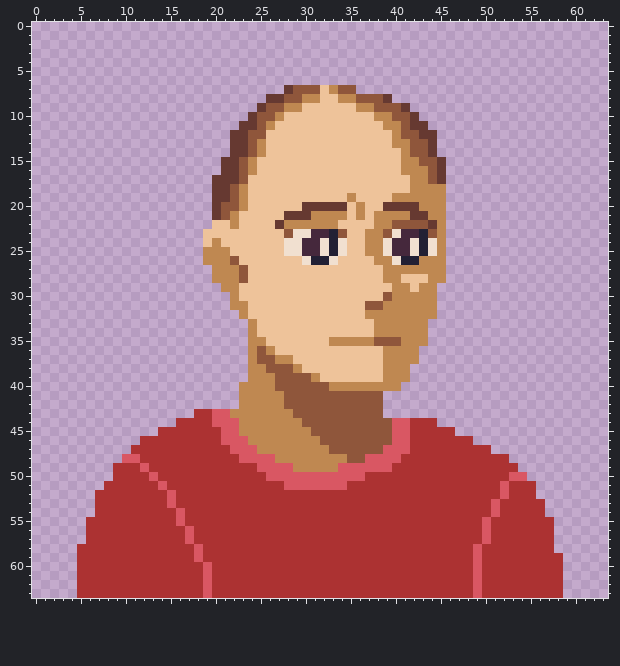
Pixel-art sprite -- sprites/portraits/vagner-portrait.png. Above is the file before it was changed.
The file is 64x64 pixels.
After:
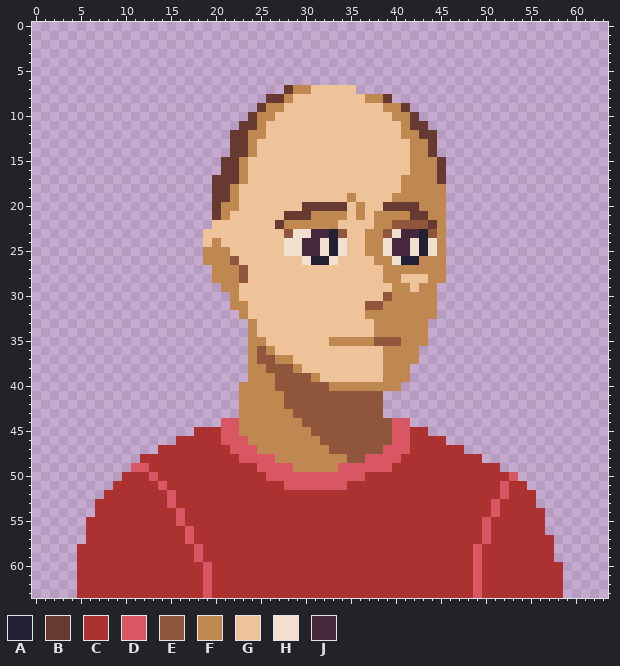
Palette (. is transparent): A #222034  B #663931  C #ac3232  D #d95763  E #8f563b  F #bf8851  G #eec39a  H #f1e0d0  J #45283c
From old to new:
Colour D replaces colour C in row 49 at x 11.
Colour F replaces colour E in row 7 at x 29 to 30; in row 8 at x 28 and 37 to 38; in row 9 at x 26 to 27 and 39 to 40; in row 10 at x 25 to 26 and 40 to 41; in row 11 at x 25 and 41; in row 12 at x 24 to 25 and 41 to 42.
Colour F replaces colour E in rows 13 to 14 at x 24 and 42 to 43; in row 15 at x 23 and 43 to 44; in rows 16 to 17 at x 23 and 44; in rows 18 to 19 at x 22; in row 20 at x 21 to 22; in row 21 at x 21.
Colour F replaces colour G in rows 17 to 18 at x 41.
Colour G replaces colour E in row 7 at x 31 and 34 to 35; in row 8 at x 29 and 36; in row 9 at x 38.
Colour G replaces colour F in row 7 at x 33; in row 8 at x 30 to 31 and 34 to 35; in row 9 at x 28 to 29 and 36 to 37; in row 10 at x 27 and 38 to 39; in row 11 at x 26 and 39 to 40; in row 12 at x 40.
Colour G replaces colour F in row 13 at x 25 and 40 to 41; in row 14 at x 25 and 41; in rows 15 to 16 at x 24 and 41; in rows 18 to 20 at x 23; in rows 21 to 22 at x 22.
Colour C is removed in row 43 at x 18 to 19; in row 44 at x 16 to 19 and 42 to 44; in row 45 at x 14 to 17 and 44 to 46; in row 46 at x 12 to 15 and 46 to 48; in row 47 at x 11 to 13 and 48 to 50; in row 48 at x 50 to 52.
Colour C is removed in row 49 at x 9 to 10 and 52 to 53; in row 50 at x 9; in row 51 at x 8 and 55; in row 52 at x 7; in row 53 at x 56; in rows 55 to 56 at x 57.
Colour C is removed in row 59 at x 58.
Colour D is removed in row 43 at x 20 to 21; in row 44 at x 20; in row 48 at x 10 to 11; in row 50 at x 54.
Colour F is removed in row 43 at x 22.
